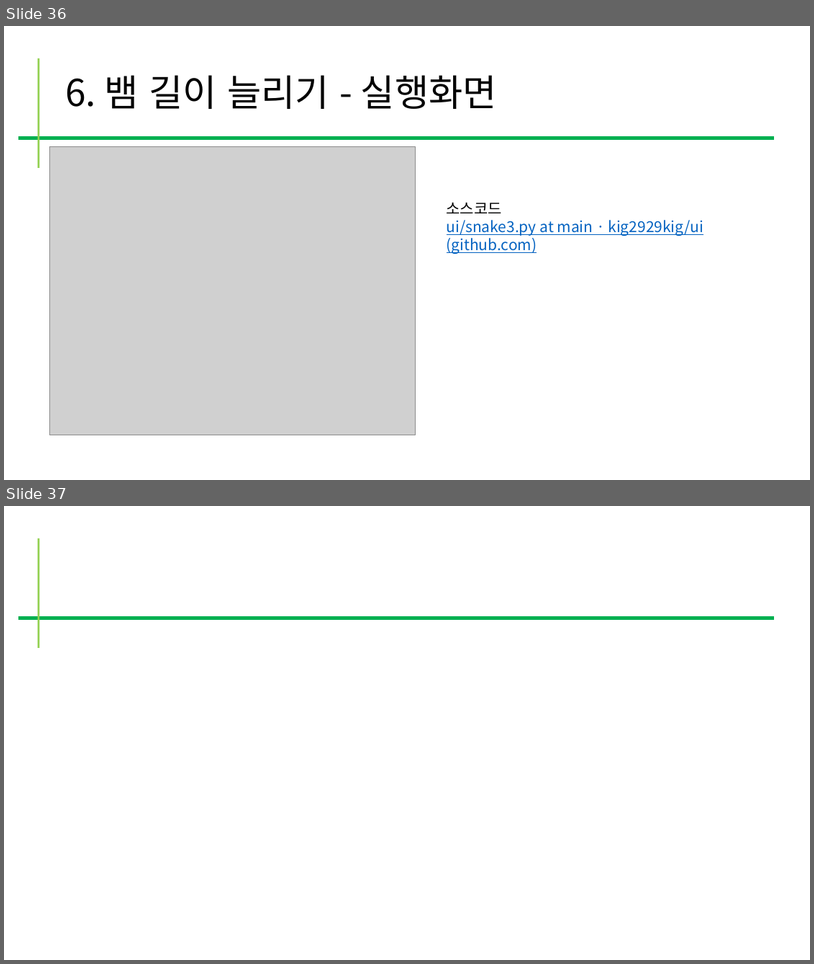
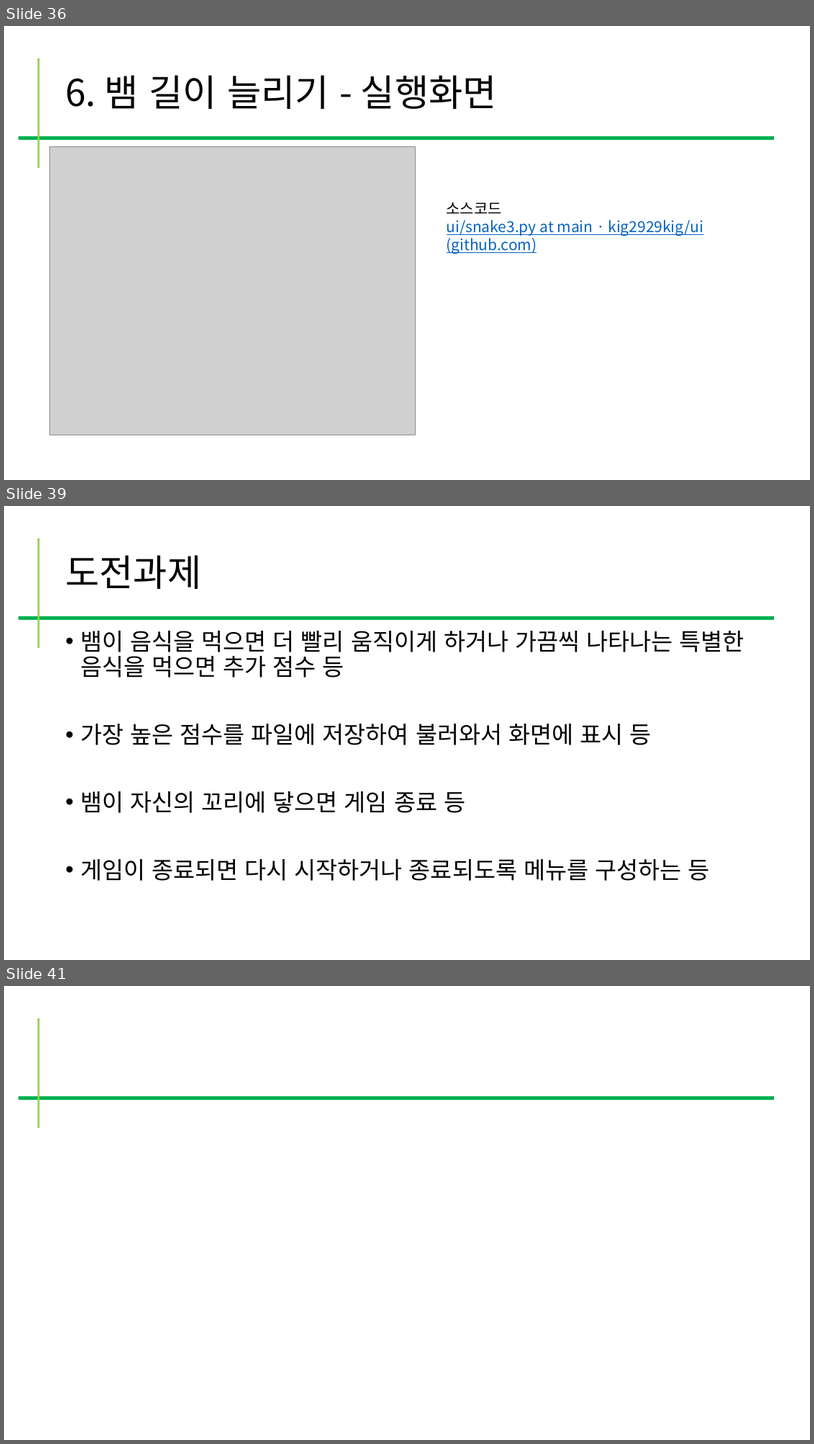
Before and after one commit to kig2929kig/ui, a slide deck: snake.pptx. Shown one above the other, each under a label of ours: slides 36 and 37 before the commit, slides 36, 39 and 41 after it; the slides between them are not shown. The pictures are 814x964 and 814x1444 pixels, drawn with LibreOffice and Linux fonts; fonts in the diff are those of the drawing; grey boxes stand for pictures. Boxes give left, top, right and bottom in pixels: in the first picture for what was removed or moved away, otherwise in the second. Text is boxed around its words. In the diff, an @@ line names an element or a change of style, - is before the commit and + after.

```diff
--- a/snake.pptx
+++ b/snake.pptx
@@ slide 39 added at box(4, 506, 810, 960), background #FFFFFF @@
@@ line added from (39, 538) to (39, 648), #92D050 2.25 pt @@
@@ title added at box(65, 555, 201, 589), 44 pt, text #000000 @@
+도전과제
@@ line added from (18, 618) to (774, 618), #00B050 4.5 pt @@
@@ text added at box(80, 631, 745, 880), 28 pt, text #000000 @@
+• 뱀이 음식을 먹으면 더 빨리 움직이게 하거나 가끔씩 나타나는 특별한 음식을 먹으면 추가 점수 등
+• 가장 높은 점수를 파일에 저장하여 불러와서 화면에 표시 등
+• 뱀이 자신의 꼬리에 닿으면 게임 종료 등
+• 게임이 종료되면 다시 시작하거나 종료되도록 메뉴를 구성하는 등
@@ what was slide 37 is now slide 41 @@
```
Also in this commit, not shown: 1 slide changed, 3 other slides added, 1 slide removed.
